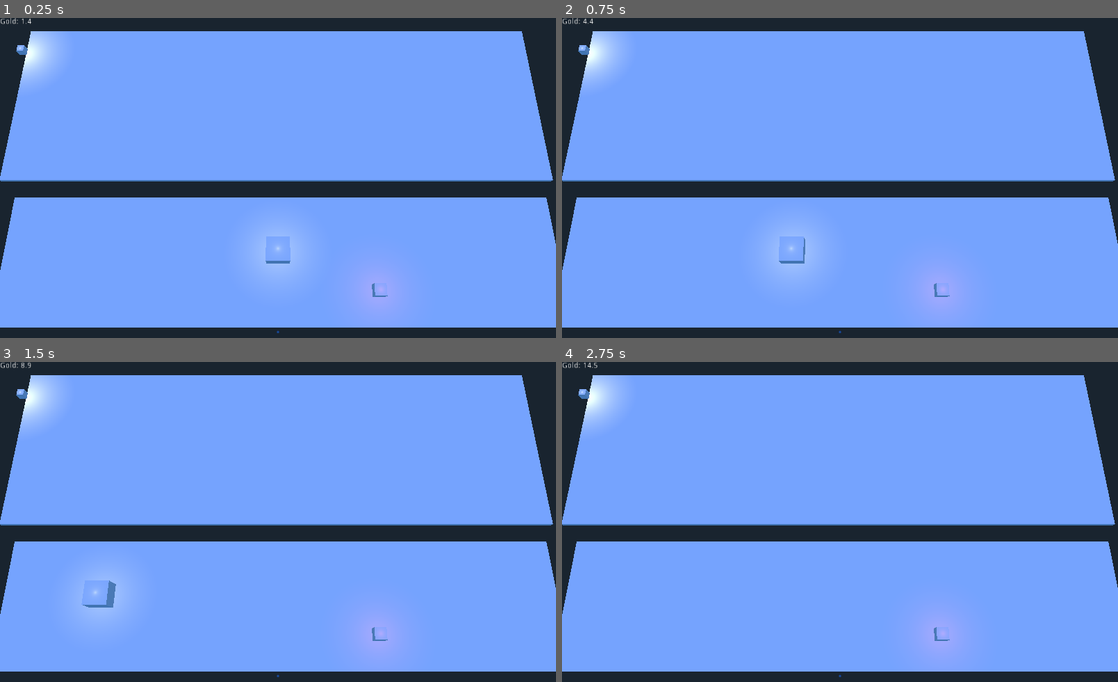
Above: before the commit, frames 1-4 (two rows, left to right).
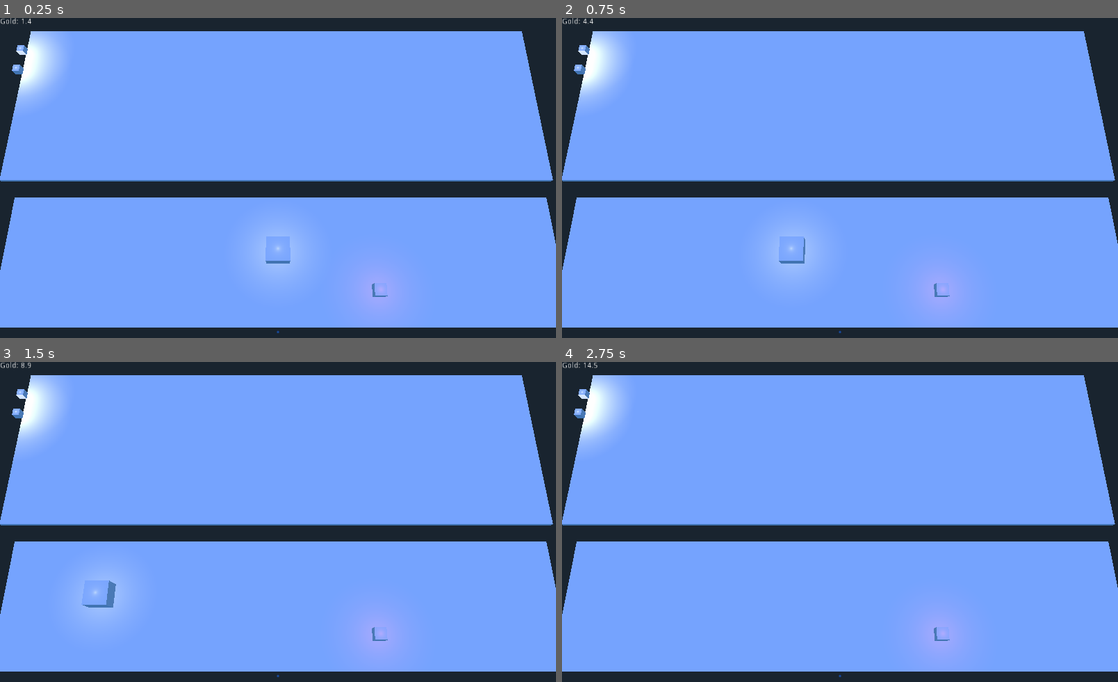
Above: after the commit, the same moments.

Repository: igorimagine/ld41-race-for-the-city
Game: Godot game, scene res://scenes/Game.tscn
The game is run twice, just before and just after one commit, with the same random seed, the same clock (stepped at 60 frames per second) and the same inputs.
Inputs (mouse positions are in pixels of both pictures, inside the frame that each line leads up to):
- Up to frame 1 (0.25 s): no input
- Up to frame 2 (0.75 s): move the mouse to (962, 165) at 0.52 s; hold A (A) from 0.53 s (still down)
- Up to frame 3 (1.5 s): tap E (E) at 0.8, 1.35 s; move the mouse to (166, 541) at 1.27 s; release A (A) at 1.28 s
- Up to frame 4 (2.75 s): tap Q (Q) at 1.55, 2.1 s; tap Enter at 2 s; move the mouse to (895, 451) at 2.02 s; hold S (S) from 2.03 s (still down)

The runs differ from the first frame. In frame 1, 0.8% of the frame differs, in the area x 2-10%, y 10-27%; in frame 2, 0.8%; in frame 3, 0.8%; in frame 4, 0.8%.

Commit message:
Houses can be built

Diff:
--- a/ttr1/scenes/Game.tscn
+++ b/ttr1/scenes/Game.tscn
@@ -135,7 +135,6 @@
 
 [node name="TownHallUISpatial" type="Spatial" parent="." index="6"]
 
-editor/display_folded = true
 transform = Transform( 0.33, 0, 0, 0, 0.33, 0, 0, 0, 0.33, -25.218, 0, -19.7852 )
 _sections_unfolded = [ "Transform" ]
 
@@ -163,7 +162,36 @@
 omni_shadow_mode = 1
 omni_shadow_detail = 1
 
-[node name="YellowCubeSpatial" type="Spatial" parent="." index="7"]
+[node name="HouseUISpatial" type="Spatial" parent="." index="7"]
+
+transform = Transform( 0.33, 0, 0, 0, 0.33, 0, 0, 0, 0.33, -25.218, 0, -17.5801 )
+_sections_unfolded = [ "Transform" ]
+
+[node name="HouseUICube" parent="HouseUISpatial" index="0" instance=ExtResource( 2 )]
+
+[node name="HouseUIOmniLight" type="OmniLight" parent="HouseUISpatial" index="1"]
+
+transform = Transform( 1, 0, 0, 0, 1, 0, 0, 0, 1, 0, 1.05151, 0 )
+layers = 1
+light_color = Color( 1, 1, 1, 1 )
+light_energy = 1.0
+light_indirect_energy = 1.0
+light_negative = false
+light_specular = 0.5
+light_bake_mode = 1
+light_cull_mask = -1
+shadow_enabled = false
+shadow_color = Color( 0, 0, 0, 1 )
+shadow_bias = 0.15
+shadow_contact = 0.0
+shadow_reverse_cull_face = false
+editor_only = false
+omni_range = 5.0
+omni_attenuation = 1.0
+omni_shadow_mode = 1
+omni_shadow_detail = 1
+
+[node name="YellowCubeSpatial" type="Spatial" parent="." index="8"]
 
 transform = Transform( 1, 0, 0, 0, 1, 0, 0, 0, 1, 68.2062, 0, -17.0712 )
 _sections_unfolded = [ "Transform" ]
--- a/ttr1/scripts/Game.gd
+++ b/ttr1/scripts/Game.gd
@@ -22,6 +22,13 @@
 onready var building_number = 0
 onready var town_halls = []
 
+onready var house_ui_area = $HouseUISpatial/HouseUICube/Area
+onready var house_ui_area_hit = false
+onready var house_must_be_built = false
+onready var last_house_building_number = 0
+onready var house_building_number = 0
+onready var houses = []
+
 func _ready():
 	randomize()
 	_move_reward()
@@ -39,12 +46,18 @@
 		if hit.collider_id == th_ui_area.get_instance_id():
 			th_ui_area_hit = true
 			building_number += 1
+		if hit.collider_id == house_ui_area.get_instance_id():
+			house_ui_area_hit = true
+			house_building_number += 1
 
 func _process(delta):
 	reward_delay -= 1
 	var building = null
 	if (last_building_number > 0):
 		building = town_halls[town_halls.size() - 1]
+	var house_building = null
+	if (last_house_building_number > 0):
+		house_building = houses[-1]
 	if car_area.overlaps_area(road_top_area):
 		gold += 0.1
 		pass
@@ -74,13 +87,6 @@
 		var space_state = ground_top.get_world().direct_space_state
 		var hit = space_state.intersect_ray(from, to)
 		if hit.size() != 0:
-			#if building == null:
-#				building = yellow_cube_scene.instance()
-#				self.add_child(building)
-#				town_halls.append(building)
-			#if (building_number == 0 || (building_number == last_building_number)):
-				#
-				#dobra je translacija, ali ne smijem spawnat buidling
 			if building_number == (last_building_number + 1):
 				building = yellow_cube_scene.instance()
 				self.add_child(building)
@@ -88,17 +94,32 @@
 				last_building_number += 1
 			building.set_translation(Vector3(hit.position.x, 0, hit.position.z))
 			th_building = true
-			pass
+	pass
+	if house_ui_area_hit:
+		var mouse_pos = get_viewport().get_mouse_position()
+		var ray_origin = main_camera.project_ray_origin(mouse_pos)
+		var ray_direction = main_camera.project_ray_normal(mouse_pos)
+		var from = ray_origin
+		var to = ray_origin + ray_direction * 1000.0
+		var space_state = ground_top.get_world().direct_space_state
+		var hit = space_state.intersect_ray(from, to)
+		if hit.size() != 0:
+			if house_building_number == (last_house_building_number + 1):
+				house_building = yellow_cube_scene.instance()
+				self.add_child(house_building)
+				houses.append(house_building)
+				last_house_building_number += 1
+			house_building.set_translation(Vector3(hit.position.x, 0, hit.position.z))
+			house_must_be_built = true
 	pass
 	if Input.is_action_just_pressed("Q"):
 		# place the building
 		if th_building:
 			th_building = false
 			th_ui_area_hit = false
-			#last_building_number += 1
-			#th_building_placed = true ???
-			pass
-		pass
+		if house_must_be_built:
+			house_must_be_built = false
+			house_ui_area_hit = false
 	if Input.is_action_just_pressed("E"):
 		# cancel building placement
 		if th_building:
@@ -106,8 +127,11 @@
 			th_ui_area_hit = false
 			building.queue_free()
 			building = null
-			pass
-		pass
+		if house_must_be_built:
+			house_must_be_built = false
+			house_ui_area_hit = false
+			house_building.queue_free()
+			house_building = null
 
 func _move_reward():
 	var x_range = rand_range(-21.7, 21.7)
